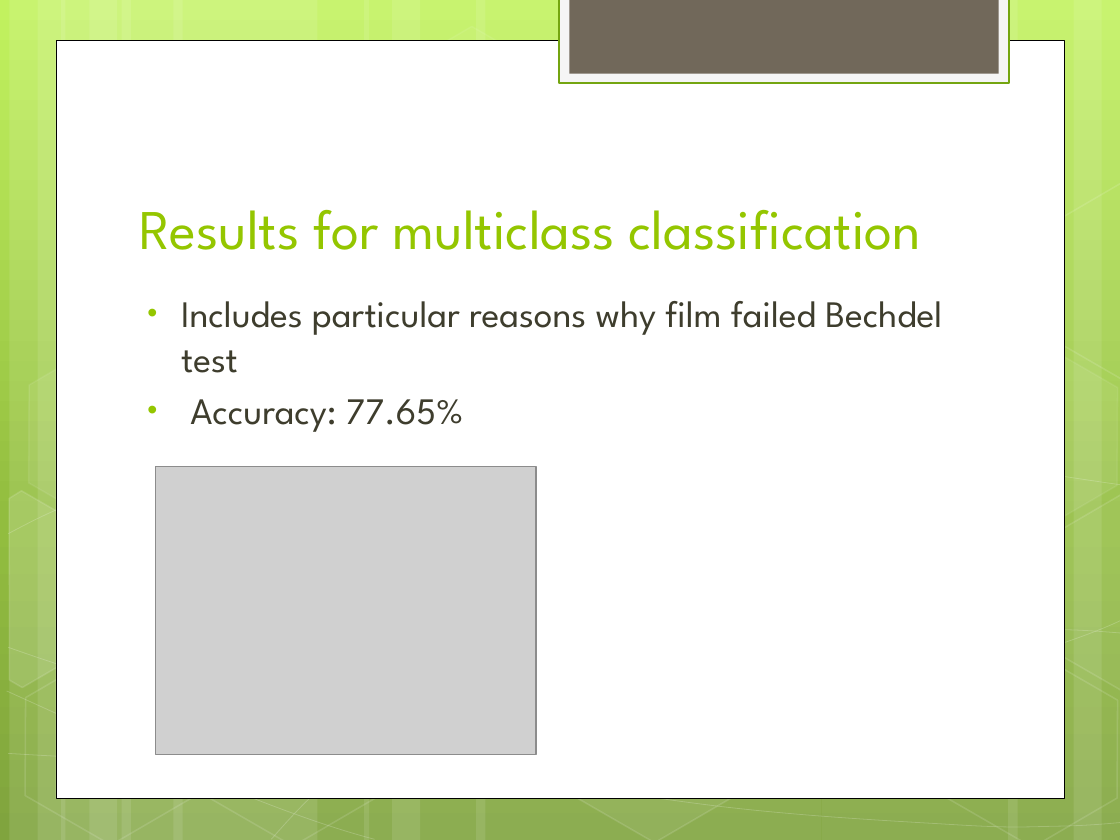
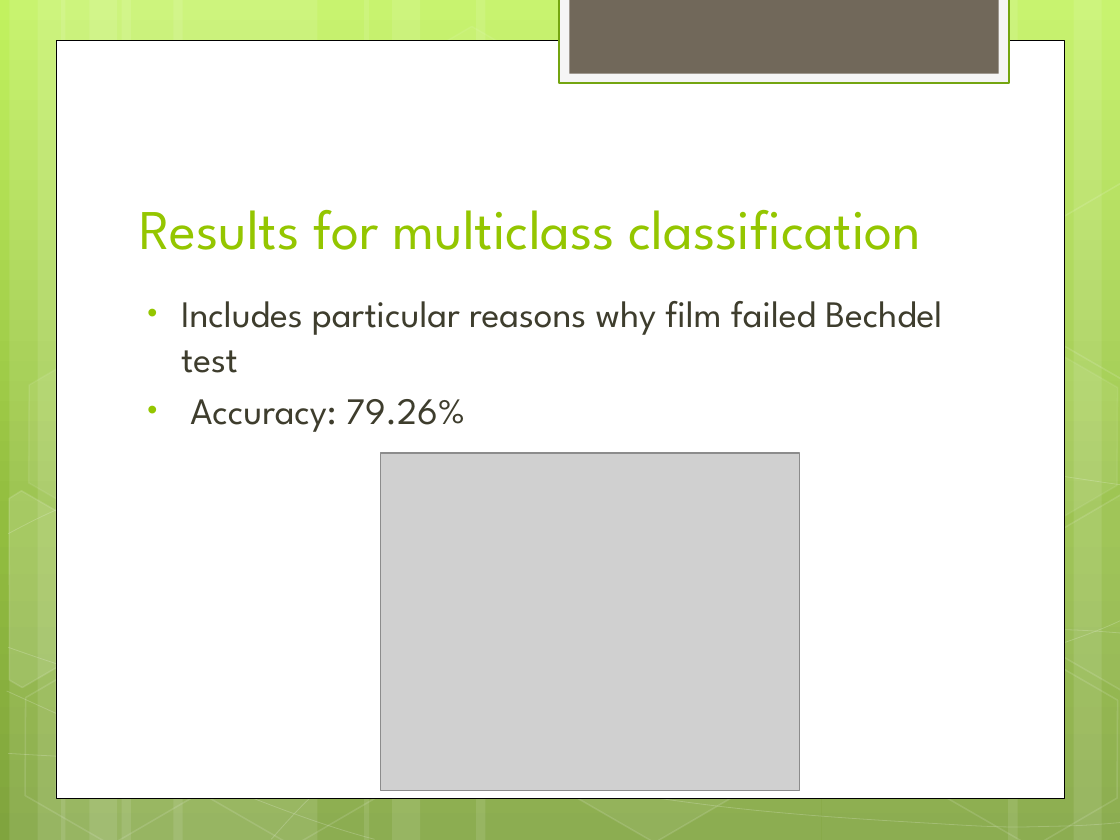
Before and after one commit to manav95/Data-Science-Intensive, a slide deck: slide 12 of FinalSubmission/BechdelPresentation.pptx. Drawn at 1120x840 pixels with LibreOffice and Linux fonts; fonts in the diff are those of the drawing; grey boxes stand for pictures. Boxes give left, top, right and bottom in pixels: in the first picture for what was removed or moved away, otherwise in the second. Text is boxed around its words. In the diff, an @@ line names an element or a change of style, - is before the commit and + after.

```diff
--- a/FinalSubmission/BechdelPresentation.pptx
+++ b/FinalSubmission/BechdelPresentation.pptx
@@ text at box(190, 399, 465, 432): text changed @@
-• Accuracy: 77.65%
+• Accuracy: 79.26%
@@ picture removed at box(156, 467, 536, 755) @@
@@ picture added at box(381, 452, 799, 791) @@
```
Also in this commit, not shown: 4 other slides changed, 1 other file.
